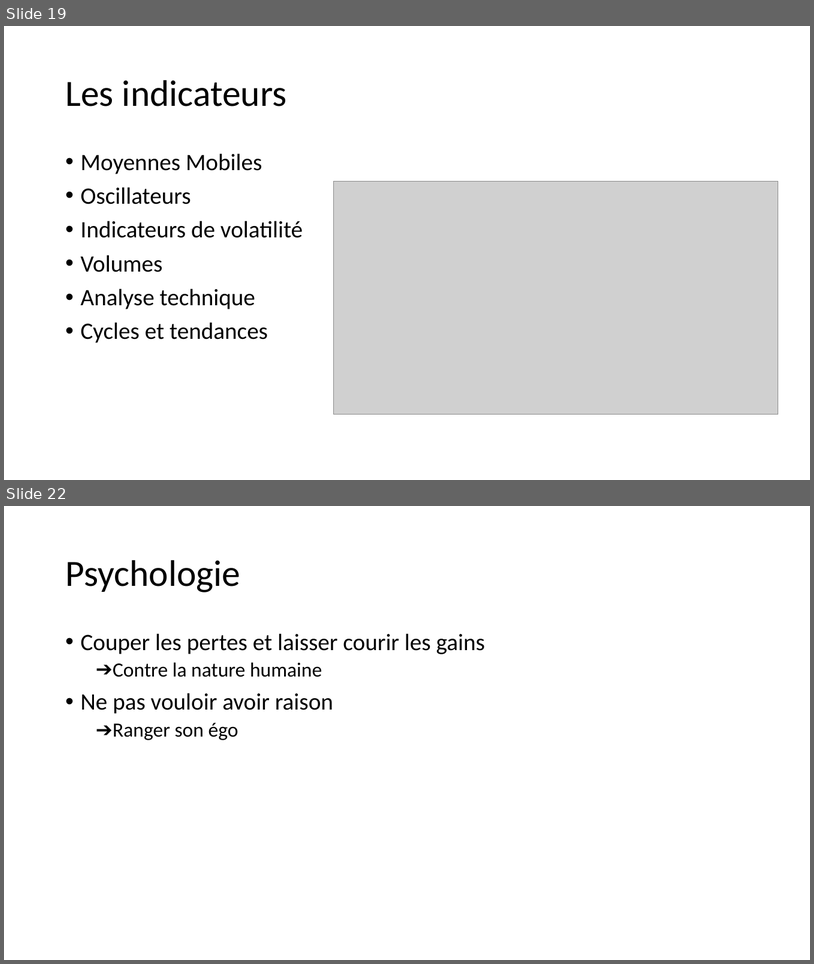
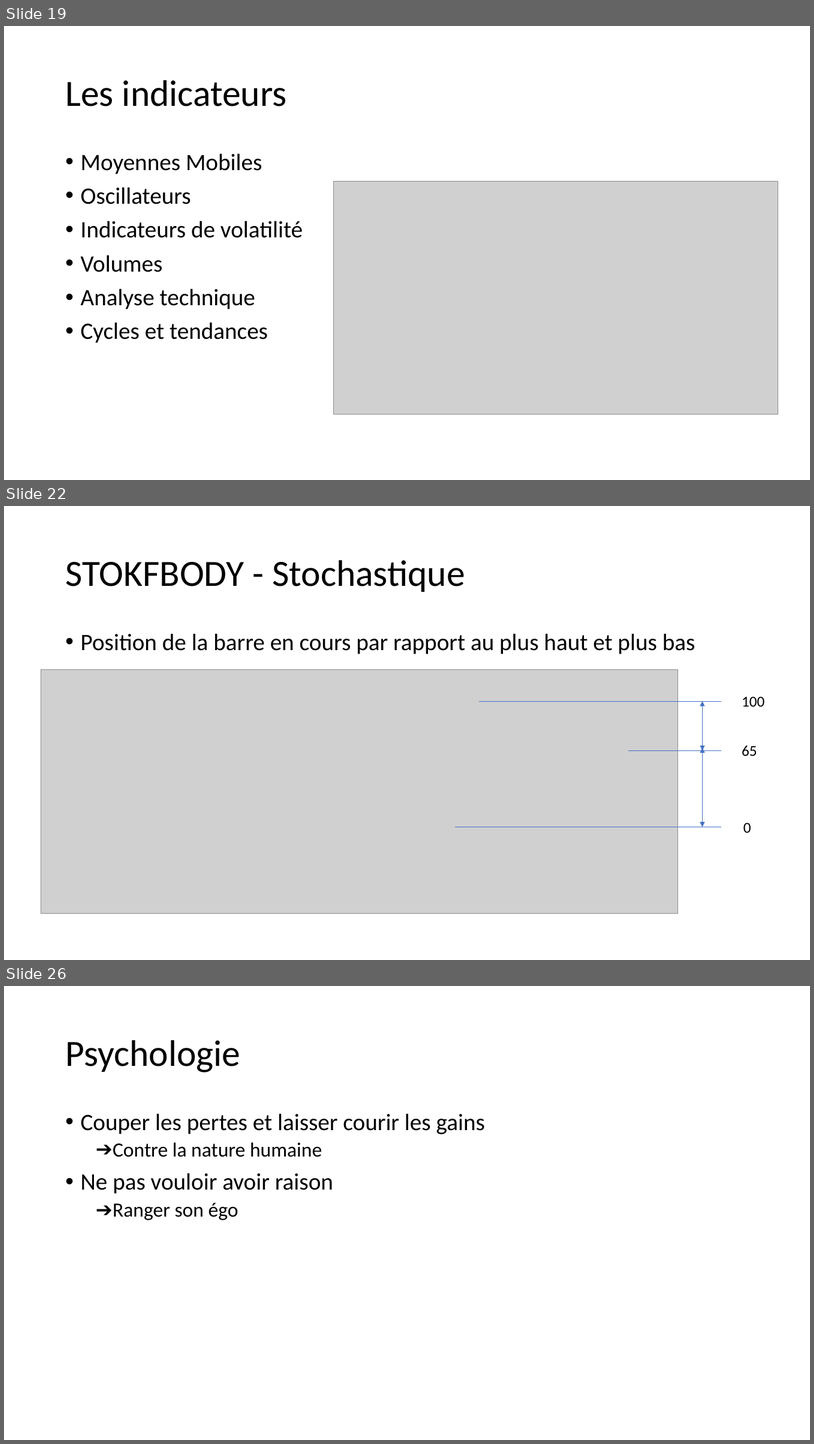
Before and after one commit to dadelcarbo/UltimateChartistRoot, a slide deck: Formation/Formation Bourse_Benoit.pptx. Shown one above the other, each under a label of ours: slides 19 and 22 before the commit, slides 19, 22 and 26 after it; the slides between them are not shown. The pictures are 814x964 and 814x1444 pixels, drawn with LibreOffice and Linux fonts; fonts in the diff are those of the drawing; grey boxes stand for pictures. Boxes give left, top, right and bottom in pixels: in the first picture for what was removed or moved away, otherwise in the second. Text is boxed around its words. In the diff, an @@ line names an element or a change of style, - is before the commit and + after.

```diff
--- a/Formation/Formation Bourse_Benoit.pptx
+++ b/Formation/Formation Bourse_Benoit.pptx
@@ slide 22 added at <box>4,506,810,960</box>, background #FFFFFF @@
@@ title added at <box>65,560,465,592</box>, 44 pt, text #000000 @@
+STOKFBODY - Stochastique
@@ text added at <box>81,633,696,654</box>, 28 pt, text #000000 @@
+• Position de la barre en cours par rapport au plus haut et plus bas
@@ picture added at <box>41,670,678,913</box> @@
@@ line added from (479, 701) to (722, 701), #4472C4 0.5 pt @@
@@ double arrow added from (703, 701) to (703, 750), #4472C4 0.5 pt @@
@@ text added at <box>742,696,765,706</box>, 18 pt, text #000000 @@
+100
@@ line added from (629, 750) to (722, 750), #4472C4 0.5 pt @@
@@ double arrow added from (703, 747) to (703, 826), #4472C4 0.5 pt @@
@@ text added at <box>742,745,758,756</box>, 18 pt, text #000000 @@
+65
@@ line added from (455, 826) to (722, 826), #4472C4 0.5 pt @@
@@ text added at <box>744,822,752,832</box>, 18 pt, text #000000 @@
+0
@@ what was slide 22 is now slide 26 @@
```
Also in this commit, not shown: 1 slide changed, 4 other slides added, 1 slide removed, 5 other files.
